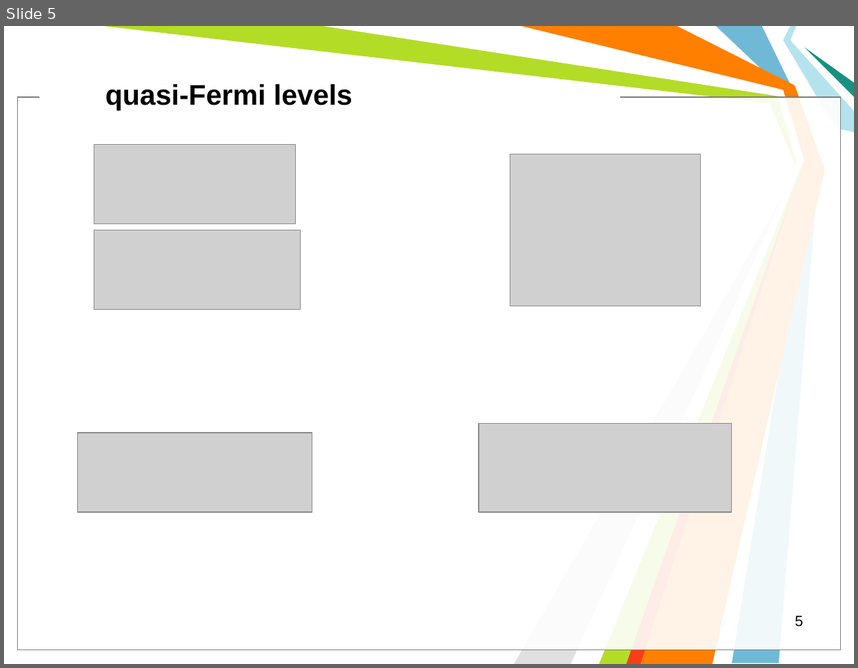
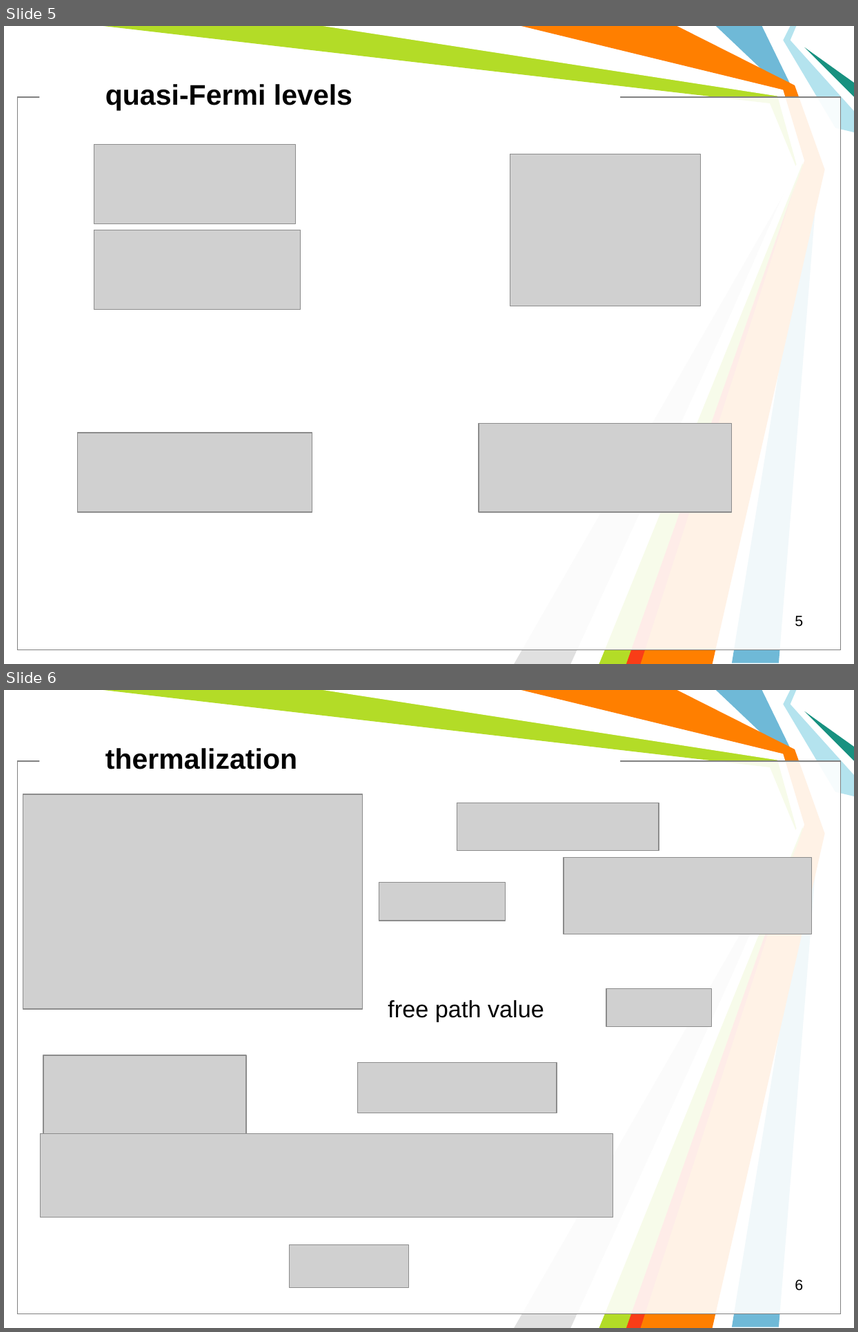
Before and after one commit to l432/NMK, a slide deck: Lecture/Photovoltaics/Photovoltaics2.ppt. Shown one above the other, each under a label of ours: slide 5 before the commit, slides 5 and 6 after it. The pictures are 858x668 and 858x1332 pixels, drawn with LibreOffice and Linux fonts; fonts in the diff are those of the drawing; grey boxes stand for pictures; background and template pictures are left out. Boxes give left, top, right and bottom in pixels: in the first picture for what was removed or moved away, otherwise in the second. Text is boxed around its words. In the diff, an @@ line names an element or a change of style, - is before the commit and + after.

```diff
--- a/Lecture/Photovoltaics/Photovoltaics2.ppt
+++ b/Lecture/Photovoltaics/Photovoltaics2.ppt
@@ slide 6 added at [4, 690, 854, 1328], background #FFFFFF; not listed: 11 template elements that a slide beside it also shows @@
@@ text added at [105, 748, 297, 769], 24 pt, text #000000, bold @@
+thermalization
@@ picture added at [23, 795, 362, 1009] @@
@@ picture added at [457, 803, 659, 851] @@
@@ picture added at [564, 858, 811, 934] @@
@@ picture added at [379, 882, 506, 920] @@
@@ text added at [388, 1000, 544, 1021], 20 pt, text #000000 @@
+free path value
@@ picture added at [606, 988, 712, 1027] @@
@@ picture added at [43, 1055, 246, 1136] @@
@@ picture added at [358, 1063, 557, 1112] @@
@@ picture added at [40, 1134, 613, 1217] @@
@@ picture added at [290, 1244, 408, 1288] @@
@@ page number added at [795, 1279, 803, 1290], 12.5 pt, text #000000 @@
+6
```
Also in this commit, not shown: 1 slide changed, 13 other slides added, 3 slides removed.
